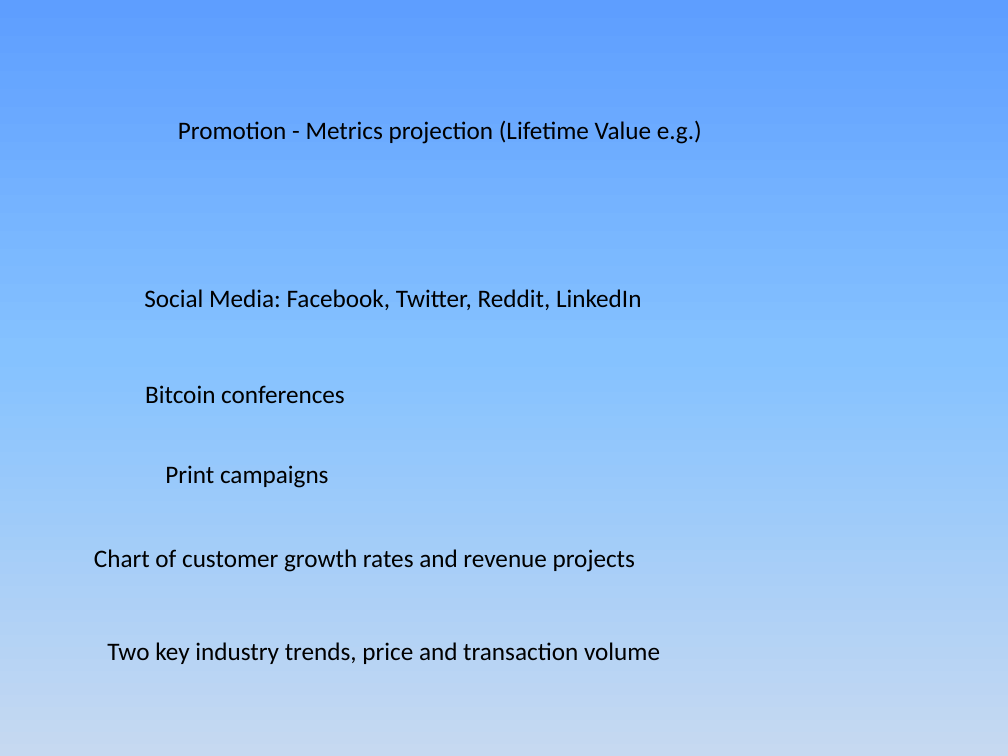
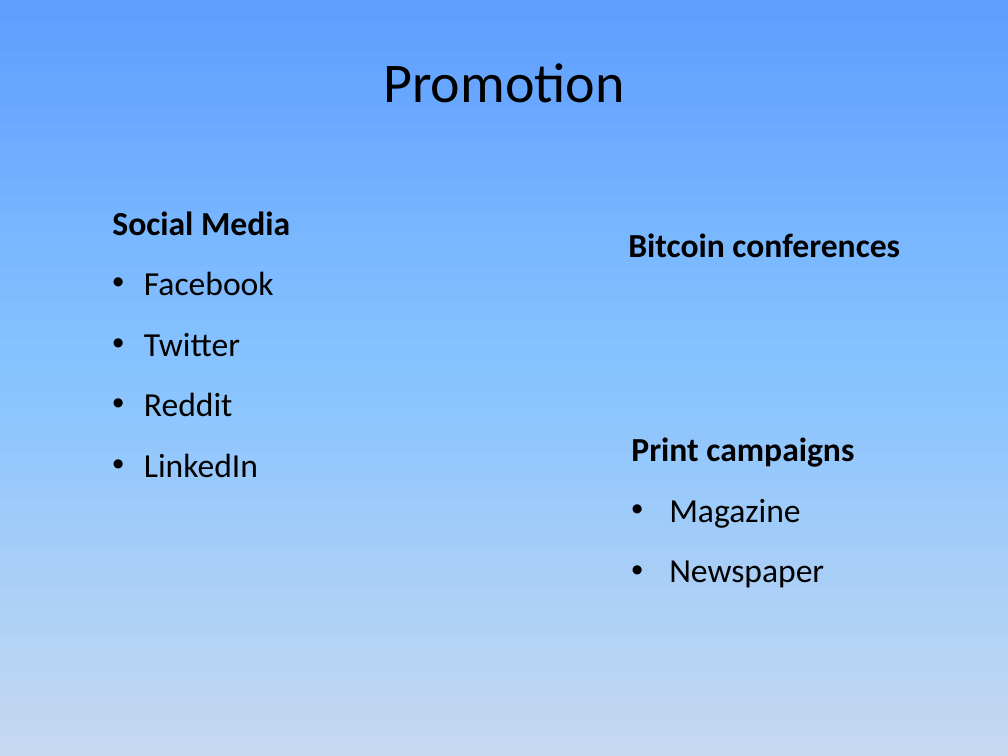
Before and after one commit to JamesLeB/Business, a slide deck: slide 10 of TODO/2-Monday/Presentation1.pptx. Drawn at 1008x756 pixels with LibreOffice and Linux fonts; fonts in the diff are those of the drawing. Boxes give left, top, right and bottom in pixels: in the first picture for what was removed or moved away, otherwise in the second. Text is boxed around its words. In the diff, an @@ line names an element or a change of style, - is before the commit and + after.

```diff
--- a/TODO/2-Monday/Presentation1.pptx
+++ b/TODO/2-Monday/Presentation1.pptx
@@ text at [383, 63, 624, 103]: text changed; size 18 to 40 pt @@
-Promotion - Metrics projection (Lifetime Value e.g.)
+Promotion
@@ text at [112, 211, 290, 478]: text changed; size 18 to 24 pt @@
-Social Media: Facebook, Twitter, Reddit, LinkedIn
+Social Media
+• Facebook
+• Twitter
+• Reddit
+• LinkedIn
@@ text "Bitcoin conferences": place and size @@
-text "Bitcoin conferences" at [145, 385, 345, 404]
+text "Bitcoin conferences" at [628, 233, 900, 258]
@@ text "Bitcoin conferences" at [628, 233, 900, 258]: size 18 to 24 pt, bold on @@
@@ text "Print campaigns": place and size @@
-text "Print campaigns" at [165, 465, 329, 488]
+text "Print campaigns" at [631, 437, 854, 588]
@@ text at [631, 437, 854, 467]: size 18 to 24 pt, bold on in "Print campaigns"; line spacing 1 to 1.5 @@
@@ text at [669, 499, 824, 588]: paragraphs added @@
+• Magazine
+• Newspaper
@@ text removed at [94, 549, 635, 572] @@
-Chart of customer growth rates and revenue projects
@@ text removed at [107, 642, 660, 664] @@
-Two key industry trends, price and transaction volume
```
Also in this commit, not shown: 13 other slides changed, 1 slide added, 1 slide removed, 2 other files.
